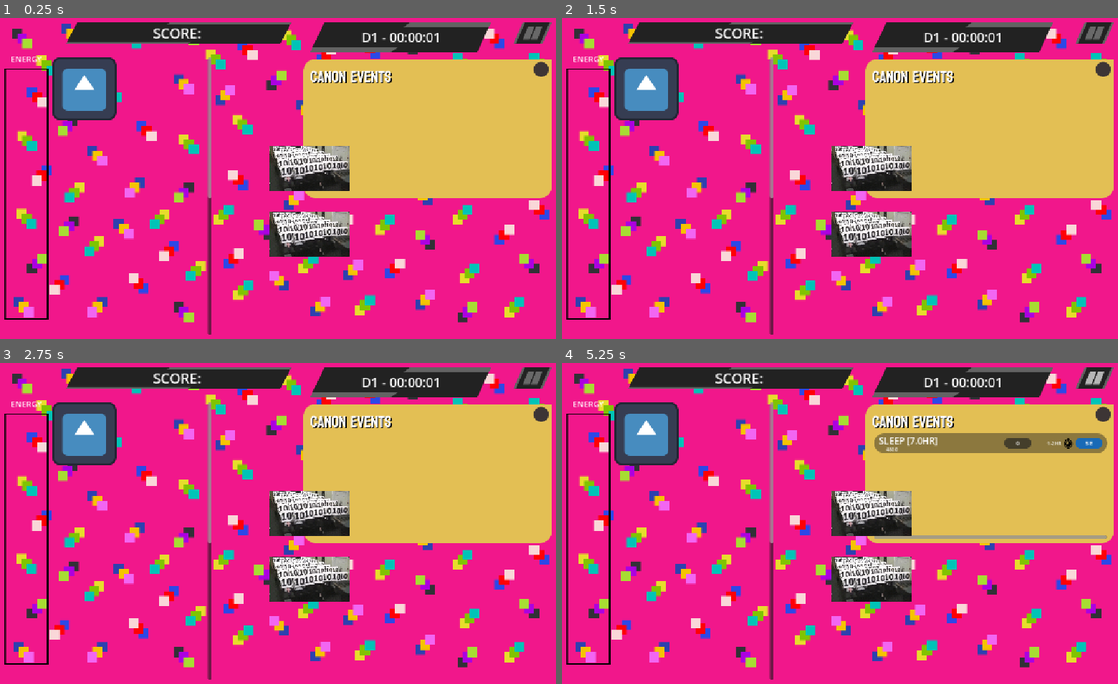
Above: before the commit, frames 1-4 (two rows, left to right).
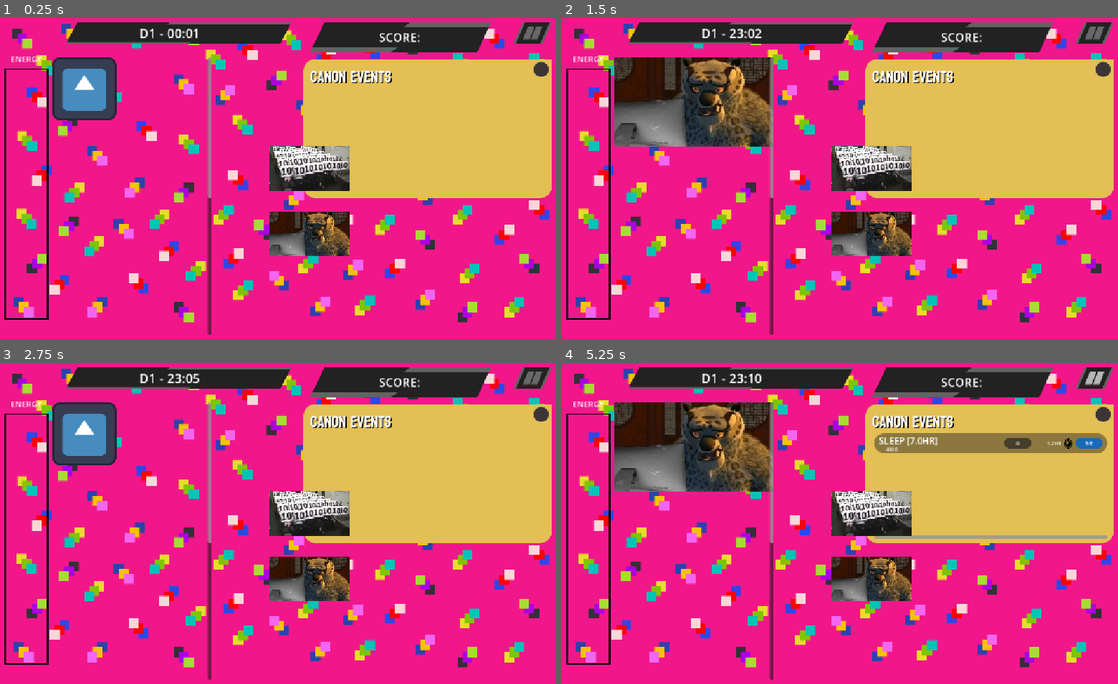
Above: after the commit, the same moments.

Repository: shi-reker/ScrollMaxxer
Game: Godot game, scene res://Scenes/main.tscn
Same seed, same stepped clock (60 frames per second), same inputs: the game is played once before the commit and once after it. The engine's default icon, where the game draws it, is replaced by a stand-in: a white triangle on a blue panel in a dark square.
Inputs (mouse positions are in pixels of both pictures, inside the frame that each line leads up to):
- Up to frame 1 (0.25 s): no input
- Up to frame 2 (1.5 s): click (840, 146) at 0.5 s; click (840, 210) at 1.25 s
- Up to frame 3 (2.75 s): click (278, 491) at 2 s
- Up to frame 4 (5.25 s): click (840, 555) at 2.75 s; click (840, 491) at 3.5 s; click (840, 555) at 4.25 s; click (1095, 379) at 5 s

The runs differ from the first frame. In frame 1, 2.3% of the frame differs, in the area x 25-79%, y 3-75%; in frame 2, 10%; in frame 3, 2.3%; in frame 4, 10%, in the area x 9-79%, y 3-75%.
Error before the commit: Parse Error: Preload file "res://assets/template_sprite.tscn" does not exist. (res://scripts/memes/meme_stats.gd:8)

Commit message:
working clock 1:120 ratio

Diff:
--- a/Scenes/main.tscn
+++ b/Scenes/main.tscn
@@ -17,13 +17,6 @@
 [ext_resource type="Resource" uid="uid://bktowvqqbshal" path="res://resources/memes/normie/dislike/tai_lung.tres" id="12_k12tt"]
 [ext_resource type="Resource" uid="uid://b8pnb3p3bgk35" path="res://resources/contents/cat_vet.tres" id="15_h1bgf"]
 
-[sub_resource type="SystemFont" id="SystemFont_c53bp"]
-subpixel_positioning = 0
-
-[sub_resource type="LabelSettings" id="LabelSettings_53qbn"]
-font = SubResource("SystemFont_c53bp")
-font_size = 28
-
 [sub_resource type="SystemFont" id="SystemFont_pkeh2"]
 subpixel_positioning = 0
 
@@ -31,10 +24,18 @@
 font = SubResource("SystemFont_pkeh2")
 font_size = 26
 
-[node name="Main" type="Node2D" unique_id=1606289912 node_paths=PackedStringArray("cur_content", "content_manager")]
+[sub_resource type="SystemFont" id="SystemFont_c53bp"]
+subpixel_positioning = 0
+
+[sub_resource type="LabelSettings" id="LabelSettings_53qbn"]
+font = SubResource("SystemFont_c53bp")
+font_size = 24
+
+[node name="Main" type="Node2D" unique_id=1606289912 node_paths=PackedStringArray("cur_content", "content_manager", "clock")]
 script = ExtResource("1_fdnlq")
 cur_content = NodePath("BG layer/UI layer/ContentManager/ContentList/Content")
 content_manager = NodePath("BG layer/UI layer/ContentManager")
+clock = NodePath("BG layer/UI layer/TimeCounter/Date&TimeText")
 
 [node name="Camera2D" type="Camera2D" parent="." unique_id=1863998892]
 anchor_mode = 0
@@ -51,7 +52,7 @@
 
 [node name="UI layer" type="CanvasLayer" parent="BG layer" unique_id=186027742]
 
-[node name="ScoreCounter" type="TextureRect" parent="BG layer/UI layer" unique_id=581782186]
+[node name="TimeCounter" type="TextureRect" parent="BG layer/UI layer" unique_id=581782186]
 anchors_preset = -1
 anchor_left = 0.324
 anchor_top = 0.016
@@ -63,24 +64,24 @@
 grow_horizontal = 2
 texture = ExtResource("8_ynf5e")
 
-[node name="ScoreText" type="Label" parent="BG layer/UI layer/ScoreCounter" unique_id=113618652]
+[node name="Date&TimeText" type="Label" parent="BG layer/UI layer/TimeCounter" unique_id=793510566]
 layout_mode = 1
 anchors_preset = 8
 anchor_left = 0.5
 anchor_top = 0.5
 anchor_right = 0.5
 anchor_bottom = 0.5
-offset_left = -51.5
-offset_top = -19.5
-offset_right = 51.5
-offset_bottom = 19.5
-grow_horizontal = 2
-grow_vertical = 2
-text = "Score: "
-label_settings = SubResource("LabelSettings_53qbn")
+offset_left = -79.5
+offset_top = -18.0
+offset_right = 79.5
+offset_bottom = 18.0
+grow_horizontal = 2
+grow_vertical = 2
+text = "d1 - 00:01"
+label_settings = SubResource("LabelSettings_y8knx")
 uppercase = true
 
-[node name="TimeCounter" type="TextureRect" parent="BG layer/UI layer" unique_id=1091252154]
+[node name="ScoreCounter" type="TextureRect" parent="BG layer/UI layer" unique_id=1091252154]
 anchors_preset = -1
 anchor_left = 0.87
 anchor_top = 0.016
@@ -91,21 +92,21 @@
 grow_horizontal = 0
 texture = ExtResource("2_8gbba")
 
-[node name="Date&TimeText" type="Label" parent="BG layer/UI layer/TimeCounter" unique_id=793510566]
+[node name="ScoreText" type="Label" parent="BG layer/UI layer/ScoreCounter" unique_id=113618652]
 layout_mode = 1
 anchors_preset = 8
 anchor_left = 0.5
 anchor_top = 0.5
 anchor_right = 0.5
 anchor_bottom = 0.5
-offset_left = -79.5
-offset_top = -18.0
-offset_right = 79.5
-offset_bottom = 18.0
-grow_horizontal = 2
-grow_vertical = 2
-text = "d1 - 00:00:01"
-label_settings = SubResource("LabelSettings_y8knx")
+offset_left = -44.5
+offset_top = -17.0
+offset_right = 44.5
+offset_bottom = 17.0
+grow_horizontal = 2
+grow_vertical = 2
+text = "Score: "
+label_settings = SubResource("LabelSettings_53qbn")
 uppercase = true
 
 [node name="PauseButton" type="TextureButton" parent="BG layer/UI layer" unique_id=1887488849]
@@ -121,7 +122,7 @@
 texture_pressed = ExtResource("4_6bp64")
 texture_hover = ExtResource("5_344ge")
 
-[node name="ToDoList" type="TextureRect" parent="BG layer/UI layer" unique_id=678806263 node_paths=PackedStringArray("container")]
+[node name="ToDoList" type="TextureRect" parent="BG layer/UI layer" unique_id=678806263 node_paths=PackedStringArray("container", "game")]
 anchors_preset = -1
 anchor_left = 0.976
 anchor_top = 0.13
@@ -133,6 +134,7 @@
 texture = ExtResource("3_kry3j")
 script = ExtResource("9_jkdf5")
 container = NodePath("ScrollContainer/VBoxContainer")
+game = NodePath("../../..")
 
 [node name="ScrollContainer" type="ScrollContainer" parent="BG layer/UI layer/ToDoList" unique_id=1336885851]
 layout_mode = 1
--- a/scripts/main/main.gd
+++ b/scripts/main/main.gd
@@ -1,5 +1,9 @@
 extends Node2D
 
+var min:int = 0
+var hr:int = 23
+var day:int = 1
+var clockCounter:float = 0
 var score: int = 0
 var emotion: Enums.Emo = Enums.Emo.LIKE
 
@@ -7,6 +11,14 @@
 
 @export var cur_content: Content
 @export var content_manager: ContentManager
+@export var clock:Label
+
+func _process(delta: float) -> void:
+	if clockCounter >= 0.5:
+		update_clock()
+		clockCounter = 0
+		print_debug(min)
+	clockCounter += delta
 
 func _on_meme_manager_meme_selected(meme: Meme) -> void:
 	if meme.meme_stats.emo == emotion and meme.meme_stats.genre == cur_content.content_stats.genre:
@@ -21,6 +33,22 @@
 	score += score_add
 	print("score is ", score)
 
+func update_clock():
+	min+=1
+	if min == 60:
+		hr+=1
+		min = 0
+	if hr == 24:
+		day +=1
+		hr = 0
+	var strMin:String = str(min)
+	var strHR:String = str(hr)
+	if min < 10:
+		strMin = "0" +str(min)
+	if hr < 10:
+		strHR = "0" +str(hr)
+	clock.text = "D" +str(day)+ " - " +strHR+ ":" +strMin
+
 func correct_meme_animations():
 	pass
 
--- a/scripts/memes/meme_stats.gd
+++ b/scripts/memes/meme_stats.gd
@@ -5,5 +5,5 @@
 @export var emo: Enums.Emo = 0
 @export var genre: Enums.Genre = 0
 
-var tempSprite: Sprite2D = preload("res://assets/template_sprite.tscn").instantiate() as Sprite2D
+#var tempSprite: Sprite2D = preload("res://assets/template_sprite.tscn").instantiate() as Sprite2D
 @export var texture: Texture2D
--- a/scripts/tasks/task_spawner.gd
+++ b/scripts/tasks/task_spawner.gd
@@ -1,8 +1,10 @@
 extends TextureRect
 
 @export var container:VBoxContainer
+@export var game:Node2D
 
 var task = preload("res://Scenes/tasks.tscn")
+var clock:float
 var count:float = 0
 
 func _process(delta: float) -> void:
@@ -12,3 +14,6 @@
 		var newTask = task.instantiate()
 		container.add_child(newTask)
 		count = 0
+
+func getTime():
+	pass
